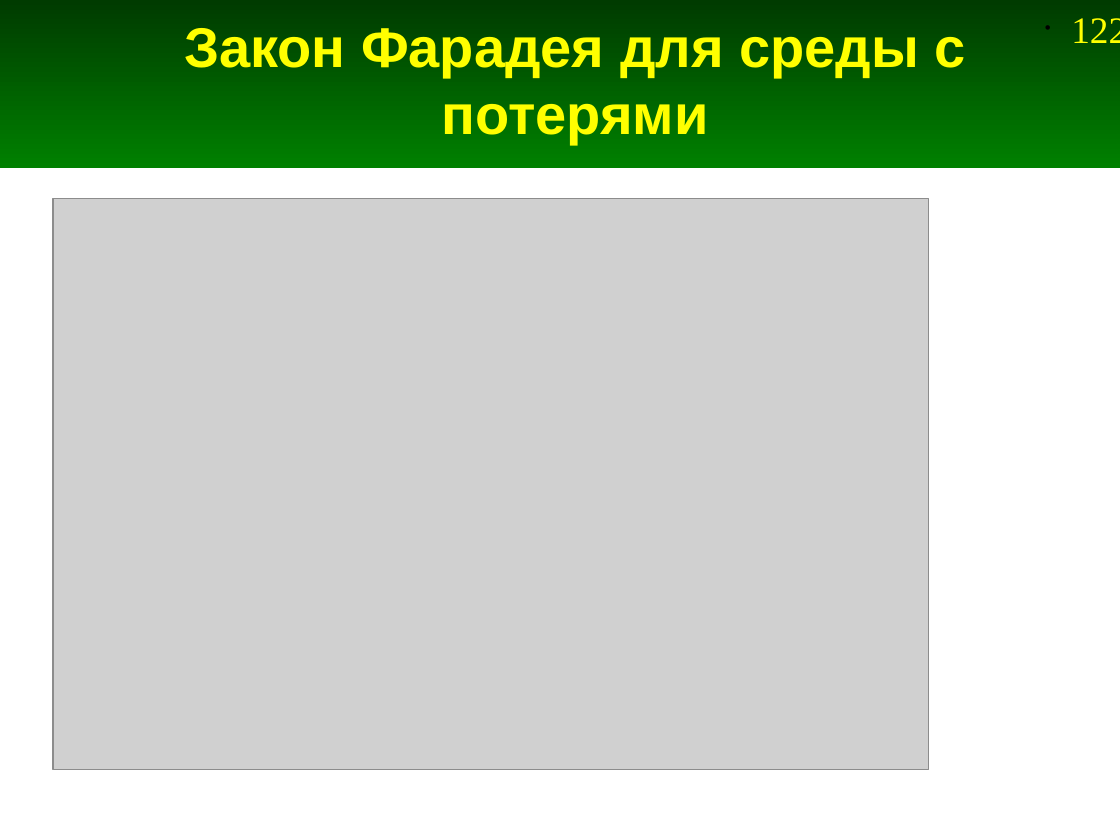
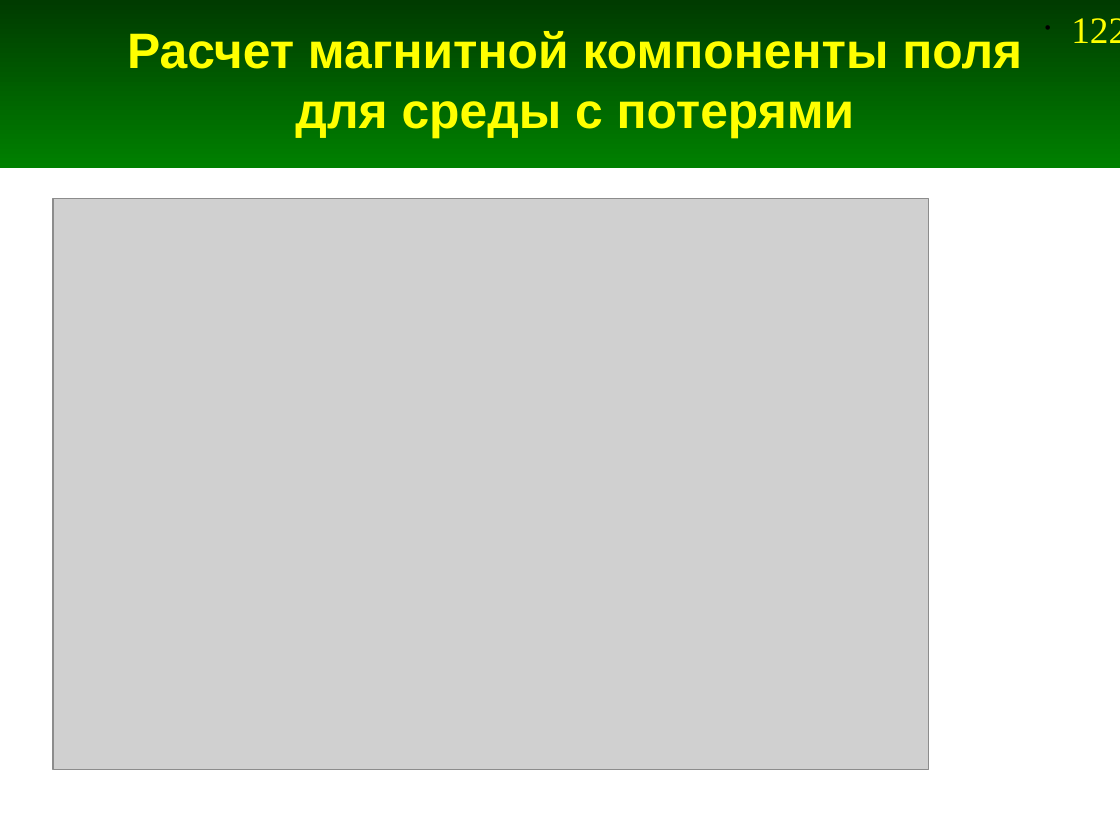
Before and after one commit to andris0147sv/modelling, a slide deck: slide 122 of presentations/2. FDTD.odp. Drawn at 1120x840 pixels with LibreOffice and Linux fonts; fonts in the diff are those of the drawing; grey boxes stand for pictures. Boxes give left, top, right and bottom in pixels: in the first picture for what was removed or moved away, otherwise in the second. Text is boxed around its words. In the diff, an @@ line names an element or a change of style, - is before the commit and + after.

```diff
--- a/presentations/2. FDTD.odp
+++ b/presentations/2. FDTD.odp
@@ title at (127, 31, 1022, 139): text changed; size 36 to 32 pt @@
-Закон Фарадея для среды с потерями
+Расчет магнитной компоненты поля для среды с потерями
```
Also in this commit, not shown: 18 other slides changed, 2 slides added, 2 slides removed, 1 other file.
